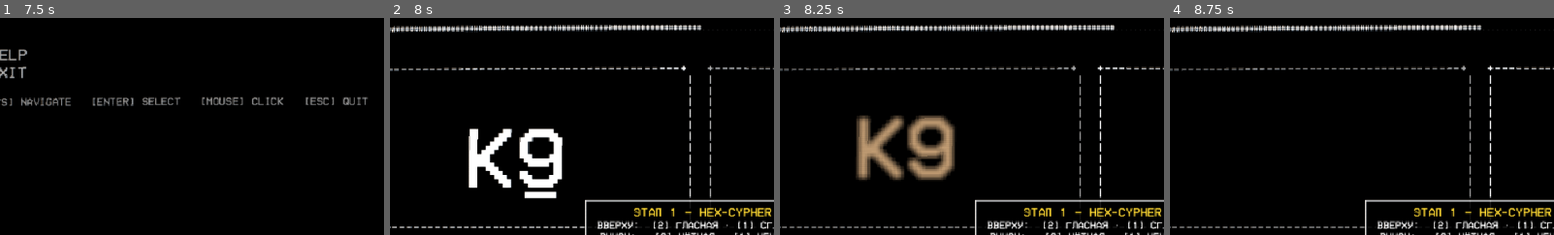
Above: before the commit, frames 1-4 (left to right).
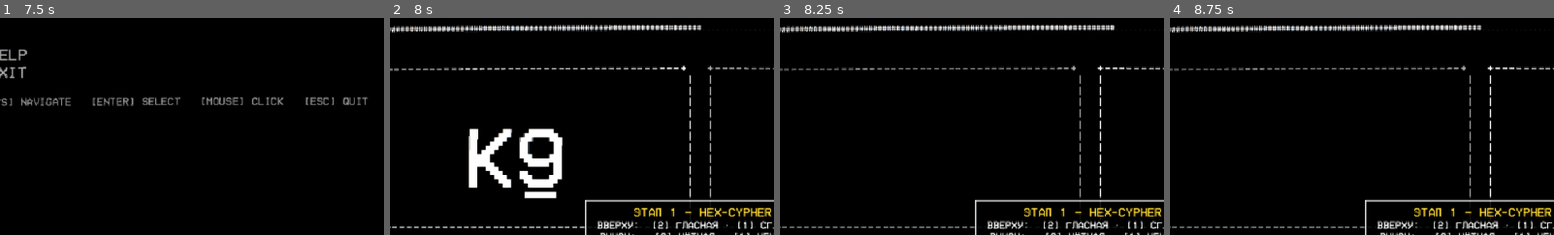
Above: after the commit, the same moments.

Repository: JcukengesH/System-Task-Switch
Game: Godot game, scene res://scenes/Main.tscn
Same seed, same stepped clock (60 frames per second), same inputs: the game is played once before the commit and once after it.
Inputs (mouse positions are % of the whole screen's width and height, from its top left):
- Up to frame 1 (7.5 s): tap Enter at 0.5, 2.1, 4.25 s; move the mouse to (72, 45) at 0.52 s; hold Right 0.53-1.28 s; tap 1 at 0.6 s; click (72, 45) at 0.67 s; tap Space at 0.77, 1.07, 1.52, 1.82, 3.02, 3.32, 3.5, 3.77, 4.07, 4.52, 4.82, 5.75, 6.02, 6.32, 6.77, 7.07 s; move the mouse to (30, 55) at 1.27 s; hold S 1.28-2.03 s; tap 2 at 1.35 s; click (30, 55) at 1.42 s; move the mouse to (60, 28) at 2.02 s; hold Right 2.03-2.78 s; click (60, 28) at 2.17 s; move the mouse to (45, 70) at 2.77 s; hold W 2.78-3.53 s; tap Keypad Enter at 2.85 s; click (45, 70) at 2.92 s; move the mouse to (80, 65) at 3.52 s; hold Left 3.53-5.03 s; tap 0 at 3.6 s; click (80, 65) at 3.67 s; move the mouse to (20, 35) at 4.27 s; tap 9 at 4.35 s; click (20, 35) at 4.42 s; move the mouse to (55, 50) at 5.02 s; hold S 5.03-5.78 s; tap Backspace at 5.1 s; click (55, 50) at 5.17 s; move the mouse to (35, 25) at 5.77 s; hold Right 5.78-6.53 s; tap 3 at 5.85 s; click (35, 25) at 5.92 s; move the mouse to (72, 45) at 6.52 s; hold W 6.53-7.28 s; tap 4 at 6.6 s; click (72, 45) at 6.67 s; move the mouse to (30, 55) at 7.27 s; hold Right from 7.28 s (still down); tap 5 at 7.35 s; click (30, 55) at 7.42 s
- Up to frame 2 (8 s): keep holding Right; tap Space at 7.52, 7.82 s
- Up to frame 3 (8.25 s): tap Enter at 8 s; move the mouse to (60, 28) at 8.02 s; release Right at 8.03 s; hold S from 8.03 s (still down); tap 1 at 8.1 s; click (60, 28) at 8.17 s
- Up to frame 4 (8.75 s): keep holding S
The pictures show only the part of the screen within x 9-59%, y 0-50%; the shares and areas given below are measured in that part.

Frames 1-2 are identical in both runs. In frame 3, 5.5% of the frame differs, in the area x 19-46%, y 44-75%; in frame 4, nothing differs.

Commit message:
Стиль v4.2: шлейф = точный Label-дубликат; безумие по этапам 1-4 с лог-ростом; реактивность приглушена (дефолт 0.3, кривая pow 1.5)
- item_display: TEXT-шлейф больше не рисуется вручную (draw_string/8 копий
  убраны) — второй Label строго за основным на той же базовой линии,
  остывает бело-горячий -> янтарный; SHAPE-шлейф не тронут
- crt.gdshader: стадийные гейты fx_scan/fx_glitch/fx_madness — на этапе 1
  шейдерные артефакты выключены (живёт только пульс рамок), этап 2 добавляет
  дыхание скан-линий/виньетки/glow, этап 3 — микро-срывы и RGB-расщепление,
  этап 4 — зерно/ролл/вспышки; бочка CRT всегда (base_effect не тронут)
- main.gd: слои растут логарифмически по комбо внутри этапа, при переходе
  предыдущий плавно откатывается к дефолту; анимация смены этапа
  (~0.9 с: затемнение, полоса-срыв развёртки, имя этапа); MUSIC_EFFECT_MAX
  1.3 -> 1.0; fx_reactivity дефолт 0.3 + мягкая кривая pow(1.5) — слайдер
  теперь debug-инструмент
- STYLE.md: зафиксирована схема нарастания безумия

Live-проверка: кроссы 100/200/300, слои [0.997,0,0,0] -> [0.55,0.12,0,0] ->
[0.55,0.35,0.12,0] -> [0.64,0.42,0.6,0] -> master [.., 0.7 madness];
оверлей перехода живёт и освобождается; шлейф-дубликат совпадает со знаком;
0 скриптовых ошибок

Diff:
--- a/scripts/item_display.gd
+++ b/scripts/item_display.gd
@@ -19,6 +19,10 @@
 
 var content_root: Control
 var label: Label
+# Шлейф TEXT-режима — точный дубликат: второй Label строго за основным.
+# Godot сам ставит глиф на ту же базовую линию, что и чёткий знак, — ручным
+# расчётом ascent её не попасть (FontFile к тому же не отдаёт метрики).
+var _ghost_label: Label
 
 var _pulse: float = 0.0
 var _base_scale: Vector2 = Vector2.ONE
@@ -27,10 +31,10 @@
 # Текущий цвет глифа — нужен, чтобы вернуть его после инверсионной вспышки.
 var _label_color: Color = Color.WHITE
 var _press_tween: Tween
-# Фосфорный шлейф верного ответа (CRT ghosting): копии самого знака,
-# разъезжающиеся и «остывающие» от бело-горячего к янтарному
-# (_draw_ghost_pass). Снимок содержимого берётся в момент удара
-# (_start_ghost), чтобы новая задача не «перекрашивала» чужой шлейф.
+# Фосфорный шлейф верного ответа (CRT ghosting): точный дубликат самого знака.
+# TEXT — второй Label на той же базовой линии (_ghost_label), SHAPE — утолщённые
+# линии через общий геометр (_draw_ghost_pass). Снимок содержимого берётся в
+# момент удара (_start_ghost), чтобы новая задача не «перекрашивала» чужой шлейф.
 var _ghost_tween: Tween
 var _ghost_value: float = 0.0
 var _gh_mode: int = Mode.NONE
@@ -69,6 +73,20 @@
 	label.visible = false
 	content_root.add_child(label)
 
+	_ghost_label = Label.new()
+	_ghost_label.name = "GhostLabel"
+	_ghost_label.set_anchors_preset(Control.PRESET_FULL_RECT)
+	# Минус z: дубликат уходит за отрисовку квадранта (рамка, фигуры) и
+	# гарантированно лежит ЗА чётким знаком, а не поверх новой задачи.
+	_ghost_label.z_index = -1
+	_ghost_label.horizontal_alignment = HORIZONTAL_ALIGNMENT_CENTER
+	_ghost_label.vertical_alignment = VERTICAL_ALIGNMENT_CENTER
+	_ghost_label.mouse_filter = Control.MOUSE_FILTER_IGNORE
+	_ghost_label.visible = false
+	add_child(_ghost_label)
+	# Перед content_root: шлейф лежит ровно ЗА глифом, а не поверх.
+	move_child(_ghost_label, 0)
+
 	_digit_mark = ColorRect.new()
 	_digit_mark.mouse_filter = Control.MOUSE_FILTER_IGNORE
 	_digit_mark.visible = false
@@ -81,6 +99,8 @@
 func _on_resized() -> void:
 	if content_root:
 		content_root.pivot_offset = size / 2.0
+	if _ghost_label:
+		_ghost_label.pivot_offset = size / 2.0
 	_fit_label_font_size()
 	_place_digit_mark()
 	queue_redraw()
@@ -159,6 +179,15 @@
 		_gh_font_size = label.get_theme_font_size("font_size")
 		_gh_scale = _base_scale
 		_gh_rot = _base_rotation
+		if _ghost_label:
+			_ghost_label.text = _gh_text
+			if _gh_font != null:
+				_ghost_label.add_theme_font_override("font", _gh_font)
+			_ghost_label.add_theme_font_size_override("font_size", _gh_font_size)
+			_ghost_label.pivot_offset = size / 2.0
+			_ghost_label.scale = _gh_scale
+			_ghost_label.rotation_degrees = _gh_rot
+			_ghost_label.visible = true
 	elif display_mode == Mode.SHAPE:
 		_gh_mode = Mode.SHAPE
 		_gh_sides = shape_sides
@@ -170,6 +199,8 @@
 		_gh_missing_second = shape_missing_second
 	else:
 		return
+	if _gh_mode != Mode.TEXT and _ghost_label:
+		_ghost_label.visible = false
 	_ghost_value = 1.0
 	if _ghost_tween and _ghost_tween.is_valid():
 		_ghost_tween.kill()
@@ -181,7 +212,15 @@
 
 func _set_ghost(v: float) -> void:
 	_ghost_value = v
-	# Шлейф рисуется в _draw — просим перерисовку на каждый кадр твина.
+	if _gh_mode == Mode.TEXT and _ghost_label != null:
+		if v <= 0.02:
+			_ghost_label.visible = false
+		else:
+			# Бело-горячий -> янтарный, остывает вместе с прозрачностью.
+			_ghost_label.add_theme_color_override("font_color",
+				Color(1.0, lerpf(0.55, 1.0, v), lerpf(0.12, 0.95, v), v * 0.5))
+			_ghost_label.visible = true
+	# Фигуры шлейфа живут в _draw — просим перерисовку на каждый кадр твина.
 	queue_redraw()
 
 
@@ -302,50 +341,18 @@
 		_draw_shapes()
 
 
-# Фосфорный шлейф: копии самого знака (не пятно-ореол), разъезжающиеся
-# и бледнеющие. При остывании копии «расфокусировываются» (растёт радиус),
-# цвет уходит из бело-горячего в янтарный — как линии фигур выше.
+# Фосфорный шлейф фигур: утолщённые полупрозрачные линии, расходящиеся при
+# остывании. TEXT-режим не трогаем — там шлейф делает _ghost_label.
 func _draw_ghost_pass() -> void:
-	if _ghost_value <= 0.02 or _gh_mode == Mode.NONE:
+	if _ghost_value <= 0.02 or _gh_mode != Mode.SHAPE:
 		return
 	var g: float = _ghost_value
 	var col := Color(1.0, lerpf(0.55, 1.0, g), lerpf(0.12, 0.95, g))
 	var rad: float = 2.0 + (1.0 - g) * 8.0
-	if _gh_mode == Mode.TEXT:
-		# Текст живёт в content_root с флипом/поворотом — шлейф повторяет
-		# тот же преобразующий матричный порядок (T(c) R S T(-c)).
-		var xf := Transform2D.IDENTITY
-		xf = xf.translated(size / 2.0)
-		if _gh_rot != 0.0:
-			xf = xf.rotated(deg_to_rad(_gh_rot))
-		if _gh_scale != Vector2.ONE:
-			xf = xf.scaled(_gh_scale)
-		xf = xf.translated(-size / 2.0)
-		draw_set_transform_matrix(xf)
-		var font: Font = _gh_font if _gh_font != null else ThemeDB.fallback_font
-		var ts: Vector2 = font.get_string_size(_gh_text,
-			HORIZONTAL_ALIGNMENT_CENTER, -1, _gh_font_size)
-		# Базовая линия ровно как у Label: строковый блок по вертикали
-		# центрирован, текст стоит на get_ascent. Для FontFile нет уверенности,
-		# что get_line_height/get_ascent есть, поэтому используем ts.y, который
-		# font.get_string_size гарантированно возвращает.
-		var line_h: float = ts.y
-		var base := Vector2(size.x / 2.0 - ts.x / 2.0,
-			(size.y - line_h) / 2.0 + line_h * 0.75)
-		var dirs := [Vector2(1, 0), Vector2(-1, 0), Vector2(0, 1), Vector2(0, -1),
-				Vector2(0.71, 0.71), Vector2(-0.71, 0.71),
-				Vector2(0.71, -0.71), Vector2(-0.71, -0.71)]
-		for d in dirs:
-			draw_string(font, base + d * rad, _gh_text,
-				HORIZONTAL_ALIGNMENT_CENTER, -1, _gh_font_size, Color(col, g * 0.20))
-		draw_string(font, base, _gh_text,
-			HORIZONTAL_ALIGNMENT_CENTER, -1, _gh_font_size, Color(col, g * 0.38))
-		draw_set_transform_matrix(Transform2D.IDENTITY)
-	else:
-		# Фигуры рисуются на самом квадранте без флипа — шлейф тоже.
-		_shape_geometry(Color(col, g * 0.22), 4.0 + rad * 1.8,
-			_gh_sides, _gh_second_sides, _gh_digit_text,
-			_gh_show_digit, _gh_digit_in_first, _gh_missing_first, _gh_missing_second)
+	# Фигуры рисуются на самом квадранте без флипа — шлейф тоже.
+	_shape_geometry(Color(col, g * 0.22), 4.0 + rad * 1.8,
+		_gh_sides, _gh_second_sides, _gh_digit_text,
+		_gh_show_digit, _gh_digit_in_first, _gh_missing_first, _gh_missing_second)
 
 
 func _fit_label_font_size() -> void:
--- a/scripts/main.gd
+++ b/scripts/main.gd
@@ -15,11 +15,28 @@
 const EFFECT_FALL_SPEED := 1.2
 # Музыкальный слой искажений (music_effect в шейдере): суммарная «жёсткость»
 # огибающих спектра. Поднимается на ударах, сползает медленно. Умножается на
-# fx_reactivity (слайдер в CONFIG) — по умолчанию приглушён, чтобы картинка
-# не «дрожала» от каждого бита.
-const MUSIC_EFFECT_MAX := 1.3
+# мягкую кривую fx_reactivity (pow 1.5): 30% слайдера дают ~16% «дёрганья»,
+# 100% — прежнюю полноту. Какой артефакт вообще имеет право жить — решает
+# стадийный слой ниже (и шейдерные fx_*, и пульс рамок).
+const MUSIC_EFFECT_MAX := 1.0
 const MUSIC_RISE_SPEED := 2.8
 const MUSIC_FALL_SPEED := 1.6
+
+# Стадии «сходящей с ума системы» (см. fx_scan/fx_glitch/fx_madness в
+# crt.gdshader). Индекс = этап разблокировки: 0 HEX — пульс рамок (единственный
+# эффект этапа), 1 POLYMETRY — дыхание скан-линий/виньетки/glow, 2 STROOPTEST —
+# микро-срывы и RGB-расщепление, 3 THE SEQUENCE — полное безумие. На своём
+# этапе слой растёт логарифмически по комбо от seed до max; при переходе
+# дальше — плавно откатывается к default и слегка подрастает. Геометрия CRT
+# (base_effect) не тронута: бочка экрана — это терминал, она всегда.
+const FX_STAGE_LO := [0, 100, 200, 300]
+const FX_STAGE_HI := [100, 200, 300, 400]
+const FX_LAYER_SEED := [0.4, 0.12, 0.12, 0.12]
+const FX_LAYER_DEFAULT := [0.55, 0.35, 0.3, 0.45]
+const FX_LAYER_MAX := [1.0, 0.7, 0.85, 1.0]
+const FX_LOG_K := 5.0
+const FX_RISE_SPEED := 0.9
+const FX_FALL_SPEED := 0.8
 const ANSWER_FEEDBACK_DELAY := 0.10
 # Окно молчания после старта забега: клик-рестарт (или его второй такт
 # двойного клика) не должен превращаться в ответ на первом символе.
@@ -87,7 +104,7 @@
 # Настройки пользователя (сохраняются в SETTINGS_PATH).
 var music_volume: float = 0.8      # 0.0..1.0
 var sfx_volume: float = 0.8
-var fx_reactivity: float = 0.6     # «дёрганость» графики от музыки, 0..1
+var fx_reactivity: float = 0.3     # «дёрганость» графики от музыки, 0..1 (debug-слайдер)
 var crt_enabled: bool = true
 var music_fx_enabled: bool = true
 
@@ -121,6 +138,10 @@
 var _effect_target: float = EFFECT_MIN
 var _music_effect_current: float = 0.0
 var _music_effect_target: float = 0.0
+# Текущие веса стадийных слоёв (пульс/scan/glitch/madness), 0..1.
+var _fx_layers: Array = [0.0, 0.0, 0.0, 0.0]
+# Оверлей анимации смены этапа (живёт ~0.9 с).
+var _transition_layer: CanvasLayer = null
 var _margin: Control
 var _shake_tween: Tween
 var _answer_locked: bool = false
@@ -207,6 +228,7 @@
 # ---------- Аудио-реактивный шейдер ----------
 func _process(delta: float) -> void:
 	_update_effect_scale(delta)
+	_update_stage_fx_layers(delta)
 
 	_popup.tick(delta, paused)
 	_tick_vu(delta)
@@ -222,7 +244,9 @@
 	if current_state == State.GAME:
 		# Пульс обновляем только когда величина реально изменилась — иначе
 		# set_pulse -> queue_redraw у активного квадранта каждый кадр.
-		var pulse: float = _fx.pulse * (0.4 + 0.6 * fx_reactivity)
+		# Амплитуда: мягкая кривая слайдера × стадийный слой 0 (единственный
+		# эффект первого этапа, потом откатывается к дефолту).
+		var pulse: float = _fx.pulse * (0.4 + 0.6 * _react()) * _fx_layers[0]
 		if absf(pulse - _pulse_sent) > 0.005:
 			_pulse_sent = pulse
 			for q in quadrants:
@@ -877,7 +901,7 @@
 		sfx_volume = clampf(cfg.get_value("audio", "sfx_volume", 0.8), 0.0, 1.0)
 		crt_enabled = cfg.get_value("video", "crt", true)
 		music_fx_enabled = cfg.get_value("video", "music_fx", true)
-		fx_reactivity = clampf(cfg.get_value("video", "reactivity", 0.6), 0.0, 1.0)
+		fx_reactivity = clampf(cfg.get_value("video", "reactivity", 0.3), 0.0, 1.0)
 		_meta.load_from_cfg(cfg)
 
 
@@ -1027,13 +1051,110 @@
 	if current_state == State.GAME and music_fx_enabled:
 		mt = _fx.bass * 0.7 + _fx.lowmid * 0.45 + _fx.mid * 0.3 \
 			+ _fx.highmid * 0.5 + _fx.treble * 0.6 + _fx.beat * 0.8
-	_music_effect_target = clampf(mt * fx_reactivity, 0.0, MUSIC_EFFECT_MAX)
+	_music_effect_target = clampf(mt * _react(), 0.0, MUSIC_EFFECT_MAX)
 	var mspeed: float = MUSIC_RISE_SPEED if _music_effect_target > _music_effect_current else MUSIC_FALL_SPEED
 	_music_effect_current = move_toward(_music_effect_current, _music_effect_target, mspeed * delta)
 
 	if _crt_material:
 		_crt_material.set_shader_parameter("base_effect", _effect_current)
 		_crt_material.set_shader_parameter("music_effect", _music_effect_current)
+
+
+# Мягкая кривая слайдера реактивности: малые значения «почти игнорируют»
+# музыку, 100% — вся полнота прежних эффектов. Слайдер — debug-инструмент,
+# в релизе значение замораживается константой.
+func _react() -> float:
+	return pow(fx_reactivity, 1.5)
+
+
+func _fx_stage_index() -> int:
+	return clampi(TaskGen.get_stage_index(mode) - 1, 0, 3)
+
+
+# Стадийные слои безумия: логарифмический рост по комбо внутри текущего этапа,
+# плавный откат сыгранных слоёв к дефолту, обнуление ещё не открытых.
+func _update_stage_fx_layers(delta: float) -> void:
+	var in_game: bool = current_state == State.GAME
+	var sidx: int = _fx_stage_index()
+	var p: float = 0.0
+	if in_game:
+		var lo: float = float(FX_STAGE_LO[sidx])
+		var hi: float = float(FX_STAGE_HI[sidx])
+		p = clampf((float(combo) - lo) / maxf(hi - lo, 1.0), 0.0, 1.0)
+	var t: float = log(1.0 + p * FX_LOG_K) / log(1.0 + FX_LOG_K)
+	for i in 4:
+		var target: float = 0.0
+		if in_game and i < sidx:
+			# Сыгранный слой: дефолт + скромный рост (до 30% диапазона) к концу этапа.
+			target = lerpf(FX_LAYER_DEFAULT[i], FX_LAYER_MAX[i], 0.3 * t)
+		elif in_game and i == sidx:
+			# Текущий фокус этапа: от seed до max логарифмом по прогрессу этапа.
+			target = lerpf(FX_LAYER_SEED[i], FX_LAYER_MAX[i], t)
+		var speed: float = FX_RISE_SPEED if target > _fx_layers[i] else FX_FALL_SPEED
+		_fx_layers[i] = move_toward(_fx_layers[i], target, speed * delta)
+	if _crt_material:
+		_crt_material.set_shader_parameter("fx_scan", _fx_layers[1])
+		_crt_material.set_shader_parameter("fx_glitch", _fx_layers[2])
+		_crt_material.set_shader_parameter("fx_madness", _fx_layers[3])
+
+
+# Короткая «пере-синхронизация терминала» при смене этапа: затемнение,
+# пробегающая полоса-срыв развёртки и имя этапа ~0.9 с. Геймплей не ставится
+# на паузу — попап правил читается сразу под угасающим переходом.
+func _play_stage_transition(new_mode: String) -> void:
+	if is_instance_valid(_transition_layer):
+		_transition_layer.queue_free()
+	var layer := CanvasLayer.new()
+	layer.layer = 90
+	add_child(layer)
+	_transition_layer = layer
+	var vp: Vector2 = get_viewport_rect().size
+
+	var dim := ColorRect.new()
+	dim.size = vp
+	dim.color = Color(0.0, 0.0, 0.0, 0.0)
+	dim.mouse_filter = Control.MOUSE_FILTER_IGNORE
+	layer.add_child(dim)
+
+	var tear := ColorRect.new()
+	tear.color = Color(1.0, 0.8, 0.4, 0.5)
+	tear.size = Vector2(vp.x, 6.0)
+	tear.position = Vector2(0.0, -12.0)
+	tear.mouse_filter = Control.MOUSE_FILTER_IGNORE
+	layer.add_child(tear)
+
+	var lbl := Label.new()
+	lbl.size = vp
+	lbl.horizontal_alignment = HORIZONTAL_ALIGNMENT_CENTER
+	lbl.vertical_alignment = VERTICAL_ALIGNMENT_CENTER
+	var idx: int = TaskGen.get_stage_index(new_mode)
+	lbl.text = "ЭТАП %d — %s" % [idx, Meta.STAGE_LABELS[idx - 1]]
+	if _terminal_font_bold != null:
+		lbl.add_theme_font_override("font", _terminal_font_bold)
+	lbl.add_theme_font_size_override("font_size", 52)
+	lbl.add_theme_color_override("font_color", Color(1.0, 0.85, 0.45, 1.0))
+	lbl.modulate.a = 0.0
+	lbl.mouse_filter = Control.MOUSE_FILTER_IGNORE
+	layer.add_child(lbl)
+
+	var tw := create_tween()
+	tw.set_parallel(true)
+	tw.tween_property(dim, "color:a", 0.85, 0.08)
+	# Появление имени — ступенчатое (три «такта» квантования), как строка
+	# на ЭМТ-экране: плавное.fade сюда не подходит по стилю.
+	tw.tween_method(func(v: float) -> void:
+		lbl.modulate.a = snappedf(v * 3.0, 1.0) / 3.0, 0.0, 1.0, 0.15)
+	tw.tween_property(tear, "position:y", vp.y + 12.0, 0.32) \
+		.set_trans(Tween.TRANS_QUAD).set_ease(Tween.EASE_IN)
+	tw.chain().tween_interval(0.32)
+	tw.set_parallel(true)
+	tw.tween_property(dim, "color:a", 0.0, 0.3)
+	tw.tween_property(lbl, "modulate:a", 0.0, 0.3)
+	tw.chain().tween_callback(func() -> void:
+		if is_instance_valid(layer):
+			layer.queue_free()
+		if _transition_layer == layer:
+			_transition_layer = null)
 
 
 func _trigger_correct_shake() -> void:
@@ -1120,6 +1241,7 @@
 		errors_in_stage = 0
 		_music.play_for_mode(mode)
 		_popup.show_stage(new_mode, _format_answer_keys())
+		_play_stage_transition(new_mode)
 		# Бонус времени за переход на новый этап (один раз на этап).
 		var threshold: int = STAGE_BONUSES.get(new_mode, 0)
 		if threshold > 0 and combo >= threshold and not _stage_bonus_given.has(threshold):
@@ -1297,6 +1419,10 @@
 	if not debug and not _meta.stage_owned(TaskGen.get_main_mode(initial_combo)):
 		initial_combo = 0
 
+	if is_instance_valid(_transition_layer):
+		_transition_layer.queue_free()
+		_transition_layer = null
+
 	countdown_timer.stop()
 	garbage_timer.stop()
 	countdown_timer.paused = false
--- a/shaders/crt.gdshader
+++ b/shaders/crt.gdshader
@@ -5,11 +5,21 @@
 // Два слоя силы эффектов (см. main.gd _update_effect_scale):
 // base_effect  — «геометрия и свет» CRT: бочка, FOV, виньетка, скан-линии,
 //                glow, аберрация. Растёт только с комбо — на музыку не
-//                реагирует вовсе.
+//                реагирует вовсе. Бочка — это терминал, она живёт всегда.
 // music_effect — «помехи»: срывы синхронизации, зерно, вспышки. Живёт только
 //                музыкой; в тишине = 0 и картинка чистая.
 uniform float base_effect : hint_range(0.0, 2.0) = 0.15;
 uniform float music_effect : hint_range(0.0, 2.0) = 0.0;
+
+// Стадийные слои «безумия системы» (см. main.gd _update_stage_fx_layers):
+// какой артефакт вообще имеет право шевелиться картинкой. Индекс слоя =
+// этап разблокировки: 1 HEX — артефактов нет (живёт только пульс рамок в
+// GDScript); 2 POLYMETRY — fx_scan (дыхание скан-линий/виньетки/glow);
+// 3 STROOPTEST — fx_glitch (микро-срывы строки и RGB-расщепление);
+// 4 THE SEQUENCE — fx_madness (зерно, ролл, вспышки: полная потеря синхронизации).
+uniform float fx_scan : hint_range(0.0, 1.0) = 0.0;
+uniform float fx_glitch : hint_range(0.0, 1.0) = 0.0;
+uniform float fx_madness : hint_range(0.0, 1.0) = 0.0;
 
 // FOV-подобное искажение (эффект «расширения» картинки).
 uniform float fov_warp : hint_range(0.0, 0.6) = 0.10;
@@ -85,6 +95,9 @@
 void fragment() {
 	float base = base_effect;
 	float mus = music_effect;
+	// Жёсткие артефакты (срывы/расщепление) суммируют глитч-этапы: на
+	// «четвёртом» glitch откатан к дефолту, но madness его усиливает.
+	float hard = fx_glitch + fx_madness;
 
 	// Пиковые гейты каналов: «жестяные» артефакты берём из верха отклика
 	// каждой полосы, чтобы тихие партии не шевелили картинку.
@@ -107,9 +120,9 @@
 	float band = floor(uv.y * 8.0);
 	// Бас «бьёт» развёртку, beat (фронт удара) добавляет колкость.
 	float punch = clamp(bass_pk + music_beat * 1.4, 0.0, 1.5);
-	uv.x += (hash21(vec2(band, tstep)) - 0.5) * jitter_amount * mus * punch * 2.0;
+	uv.x += (hash21(vec2(band, tstep)) - 0.5) * jitter_amount * mus * punch * 2.0 * hard;
 	// Верхa и шипение уводят вертикалку.
-	uv.y += (hash21(vec2(tstep, 11.0)) - 0.5) * roll_amount * mus
+	uv.y += (hash21(vec2(tstep, 11.0)) - 0.5) * roll_amount * mus * fx_madness
 		* (treb_pk + music_texture * 0.6);
 
 	bool inside = (uv.x >= 0.0 && uv.x <= 1.0 && uv.y >= 0.0 && uv.y <= 1.0);
@@ -120,8 +133,8 @@
 		vec2 quv = (floor(uv * grid) + 0.5) / grid;
 		float dist = length(quv - 0.5);
 
-		float glow_mul = 1.0 + music_pulse * music_glow_boost * mus;
-		float aberr_mul = 1.0 + (music_pulse * music_aberration_boost + highmid_pk * 1.5) * mus;
+		float glow_mul = 1.0 + music_pulse * music_glow_boost * mus * fx_scan;
+		float aberr_mul = 1.0 + (music_pulse * music_aberration_boost + highmid_pk * 1.5) * mus * hard;
 
 		vec2 dir = normalize(quv - 0.5 + 1e-6);
 		vec2 off = dir * (aberration * base) * aberr_mul * dist;
@@ -136,13 +149,15 @@
 		// Виньетку считаем первой — от неё зависит мягкость скан-линий по краям.
 		vec2 vc = quv - 0.5;
 		float vig = clamp(1.0 - dot(vc, vc) * (vignette_strength * base) * 2.0, 0.0, 1.0);
+		// Дыхание краёв на ударах — тоже scan-слой: этап 2+.
+		vig *= 1.0 - fx_scan * mus * music_pulse * 0.18;
 
 		// Скан-линии: плавные (нативные строки), затухают к краям вместе с
 		// виньеткой. Середина/нижняя середина музыки «поджигают» контраст
 		// полос, но только на пиках и только слоем помех.
 		vec2 pixel = quv / SCREEN_PIXEL_SIZE;
 		float scan = sin(pixel.y * 3.14159265) * 0.5 + 0.5;
-		float burn = (mid_pk * 0.9 + lowmid_pk * 0.5) * mus;
+		float burn = (mid_pk * 0.9 + lowmid_pk * 0.5) * mus * fx_scan;
 		col *= mix(1.0, scan, scanline_strength * base * (1.0 + burn) * vig);
 
 		col *= vig;
@@ -151,12 +166,12 @@
 		// (hiss); в тишине постоянная составляющая почти нулевая.
 		float vrow = floor(quv.y * grid.y);
 		float grain = hash21(vec2(vrow, floor(quv.x * grid.x) + tstep * 97.0)) - 0.5;
-		col += grain * grain_amount * mus * (0.1 + treb_pk * 0.8 + music_texture * 0.9);
+		col += grain * grain_amount * mus * (fx_madness + fx_glitch * 0.25) * (0.1 + treb_pk * 0.8 + music_texture * 0.9);
 
 		col *= 1.0 + sin(TIME * flicker_speed) * (flicker * base);
 		// Доля — ступенчатая вспышка яркости, без плавного «дыхания».
-		col *= 1.0 + step(0.68, music_pulse) * music_flicker_boost * 0.6 * mus;
-		col *= brightness * (1.0 + step(0.8, music_pulse) * music_brightness_boost * 0.3 * mus);
+		col *= 1.0 + step(0.68, music_pulse) * music_flicker_boost * 0.6 * mus * fx_madness;
+		col *= brightness * (1.0 + step(0.8, music_pulse) * music_brightness_boost * 0.3 * mus * fx_madness);
 	}
 
 	COLOR = vec4(col, 1.0);
Not shown, changed: STYLE.md
